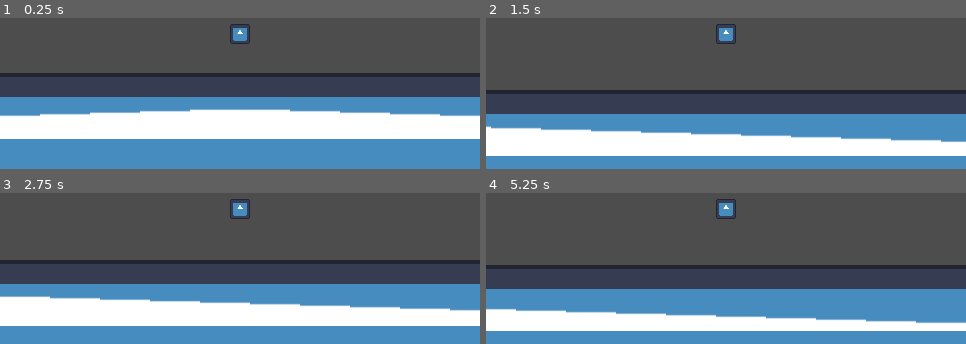
Above: before the commit, frames 1-4 (two rows, left to right).
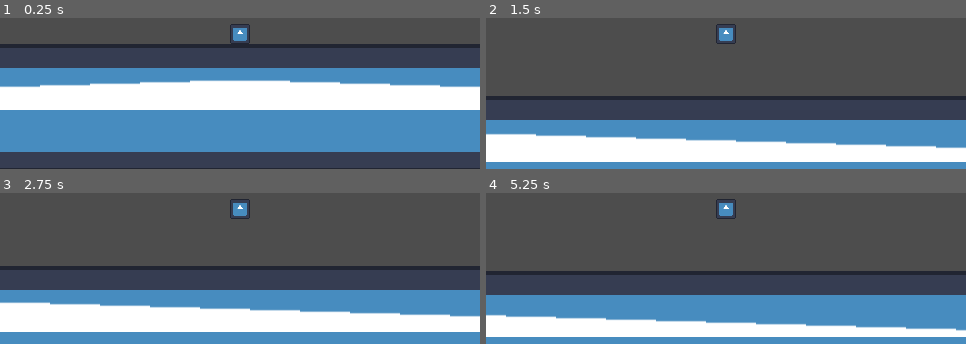
Above: after the commit, the same moments.

Repository: johnferrera29/mad_lab
Game: Godot game, scene res://scenes/main.tscn
Same seed, same stepped clock (60 frames per second), same inputs: the game is played once before the commit and once after it. The engine's default icon, where the game draws it, is replaced by a stand-in: a white triangle on a blue panel in a dark square.
Inputs:
- Up to frame 1 (0.25 s): no input
- Up to frame 2 (1.5 s): hold D (move_right) from 0.53 s (still down); tap Space (jump) at 0.6, 0.77, 1.07, 1.35 s
- Up to frame 3 (2.75 s): tap Space (jump) at 1.52, 1.82, 2.1 s; release D (move_right) at 2.03 s; hold A (move_left) from 2.03 s (still down)
- Up to frame 4 (5.25 s): release A (move_left) at 2.78 s; hold D (move_right) 2.78-4.28 s; tap Space (jump) at 2.85, 3.02, 3.32, 3.6, 3.77, 4.07, 4.35, 4.52, 4.82, 5.1 s; hold A (move_left) 4.28-5.03 s; hold D (move_right) from 5.03 s (still down)

The runs differ from the first frame. In frame 1, 59% of the frame differs, in the area x 0-100%, y 17-100%; in frame 2, 18%; in frame 3, 18%; in frame 4, 18%.

Commit message:
Add player state machines

Diff:
--- a/scenes/characters/player/player.gd
+++ b/scenes/characters/player/player.gd
@@ -2,58 +2,13 @@
 extends CharacterBody2D
 
 
-#region Export Variables
 @export_group("Movement")
 @export var movement_speed: float = 300.0
-
-@export_group("Jump")
 @export var jump_force: float = 400.0
 ## Max [member CharacterBody2D.velocity.y] the player can achieve while falling.
 @export var terminal_velocity: float = 500.0
 ## Gravity multiplier when player is falling.
 ## Only applied after jump force.
 @export var gravity_multiplier: float = 1.0
-#endregion
 
-#region Private Variables
-var _gravity: float = ProjectSettings.get_setting("physics/2d/default_gravity")
-#endregion
-
-
-#region Built-in Virtual Methods
-func _physics_process(delta: float) -> void:
-	move_player()
-#endregion
-
-
-#region Public Methods
-func move_player() -> void:
-	var delta: float = get_physics_process_delta_time()
-
-	# Add the gravity.
-	if not is_on_floor():
-		if velocity.y > 0:
-			velocity.y += _gravity * gravity_multiplier * delta
-		else:
-			velocity.y += _gravity * delta
-
-		if velocity.y > terminal_velocity:
-			velocity.y = terminal_velocity
-
-	# Handle Jump.
-	if Input.is_action_just_pressed("jump") and is_on_floor():
-		jump(jump_force)
-
-	# Get the input direction and handle the movement/deceleration.
-	var direction: float = Input.get_axis("move_left", "move_right")
-	if not is_zero_approx(direction):
-		velocity.x = direction * movement_speed
-	else:
-		velocity.x = move_toward(velocity.x, 0, movement_speed)
-
-	move_and_slide()
-
-
-func jump(force: float) -> void:
-	velocity.y = -force
-#endregion
+var gravity: float = ProjectSettings.get_setting("physics/2d/default_gravity")
--- a/scenes/characters/player/player.tscn
+++ b/scenes/characters/player/player.tscn
@@ -5,7 +5,7 @@
 [ext_resource type="Script" path="res://shared_scripts/states/state_machine.gd" id="3_xo4ab"]
 [ext_resource type="Script" path="res://scenes/characters/player/states/player_idle_state.gd" id="4_pp7cs"]
 [ext_resource type="Script" path="res://scenes/characters/player/states/player_run_state.gd" id="5_wss2c"]
-[ext_resource type="Script" path="res://scenes/characters/player/states/player_jump_state.gd" id="6_ytueb"]
+[ext_resource type="Script" path="res://scenes/characters/player/states/player_air_state.gd" id="6_2y2n0"]
 
 [sub_resource type="RectangleShape2D" id="RectangleShape2D_xxt50"]
 
@@ -22,8 +22,9 @@
 
 [node name="Camera2D" type="Camera2D" parent="."]
 
-[node name="StateMachine" type="Node" parent="."]
+[node name="StateMachine" type="Node" parent="." node_paths=PackedStringArray("initial_state")]
 script = ExtResource("3_xo4ab")
+initial_state = NodePath("Idle")
 
 [node name="Idle" type="Node" parent="StateMachine"]
 script = ExtResource("4_pp7cs")
@@ -31,5 +32,5 @@
 [node name="Run" type="Node" parent="StateMachine"]
 script = ExtResource("5_wss2c")
 
-[node name="Jump" type="Node" parent="StateMachine"]
-script = ExtResource("6_ytueb")
+[node name="Air" type="Node" parent="StateMachine"]
+script = ExtResource("6_2y2n0")
--- /dev/null
+++ b/scenes/characters/player/states/player_air_state.gd
@@ -0,0 +1,38 @@
+extends PlayerState
+
+
+#region State Methods
+func state_enter(msg := {}) -> void:
+	if msg.has("jump"):
+		player.velocity.y = -player.jump_force
+		player.move_and_slide()
+
+
+func state_physics_process(delta: float) -> void:
+	# Move player based on direction.
+	var direction: float = Input.get_axis("move_left", "move_right")
+	if not is_zero_approx(direction):
+		player.velocity.x = direction * player.movement_speed
+	else:
+		player.velocity.x = move_toward(player.velocity.x, 0, player.movement_speed)
+
+	# Add gravity to player while falling
+	if not player.is_on_floor():
+		# Conditional gravity multiplier once jump force has been applied.
+		# Prevents sticky jumps by applying multiplier only after jump force has been exhausted.
+		if player.velocity.y > 0:
+			player.velocity.y += player.gravity * player.gravity_multiplier * delta
+		else:
+			player.velocity.y += player.gravity * delta
+
+		# Limit terminal velocity
+		if player.velocity.y > player.terminal_velocity:
+			player.velocity.y = player.terminal_velocity
+	else:
+		if is_zero_approx(player.velocity.x):
+			transition_to(self, "idle")
+		else:
+			transition_to(self, "run")
+
+	player.move_and_slide()
+#endregion
--- a/scenes/characters/player/states/player_idle_state.gd
+++ b/scenes/characters/player/states/player_idle_state.gd
@@ -1 +1,21 @@
-extends State
+extends PlayerState
+
+
+#region State Methods
+func state_enter(msg := {}) -> void:
+	player.velocity = Vector2.ZERO
+
+
+func state_physics_process(delta: float) -> void:
+	# Player is falling.
+	if not player.is_on_floor():
+		transition_to(self, "air")
+
+	# Player jump.
+	if Input.is_action_just_pressed("jump"):
+		transition_to(self, "air", {jump = true})
+
+	# Player run.
+	if Input.is_action_just_pressed("move_left") or Input.is_action_just_pressed("move_right"):
+		transition_to(self, "run")
+#endregion
--- a/scenes/characters/player/states/player_jump_state.gd
+++ /dev/null
@@ -1 +0,0 @@
-extends State
--- a/scenes/characters/player/states/player_run_state.gd
+++ b/scenes/characters/player/states/player_run_state.gd
@@ -1 +1,24 @@
-extends State
+extends PlayerState
+
+
+#region State Methods
+func state_physics_process(delta: float) -> void:
+	# Player is falling.
+	if not player.is_on_floor():
+		transition_to(self, "air")
+
+	# Player jump.
+	if Input.is_action_just_pressed("jump"):
+		transition_to(self, "air", {jump = true})
+
+	# Move player based on input direction.
+	var direction: float = Input.get_axis("move_left", "move_right")
+	if not is_zero_approx(direction):
+		player.velocity.x = direction * player.movement_speed
+	else:
+		# Player Idle
+		player.velocity.x = move_toward(player.velocity.x, 0, player.movement_speed)
+		transition_to(self, "idle")
+
+	player.move_and_slide()
+#endregion
--- /dev/null
+++ b/scenes/characters/player/states/player_state.gd
@@ -0,0 +1,20 @@
+class_name PlayerState
+extends State
+
+
+var player: Player
+
+
+func _ready() -> void:
+	# The states are children of the `Player` node so their `_ready()` callback will execute first.
+	# That's why we wait for the `owner` to be ready first.
+	await owner.ready
+
+	# The `as` keyword casts the `owner` variable to the `Player` type.
+	# If the `owner` is not a `Player`, we'll get `null`.
+	player = owner as Player
+
+	# This check will tell us if we inadvertently assign a derived state script
+	# in a scene other than `Player.tscn`, which would be unintended. This can
+	# help prevent some bugs that are difficult to understand.
+	assert(player != null)
--- a/scenes/world/levels/level_01.tscn
+++ b/scenes/world/levels/level_01.tscn
@@ -9,7 +9,7 @@
 [node name="Level01" type="Node2D"]
 
 [node name="Player" parent="." instance=ExtResource("1_um13x")]
-position = Vector2(240, 136)
+position = Vector2(240, 181)
 gravity_multiplier = 2.0
 
 [node name="TemporaryGround" type="StaticBody2D" parent="."]
--- a/shared_scripts/states/state.gd
+++ b/shared_scripts/states/state.gd
@@ -8,7 +8,9 @@
 signal transitioned(state, new_state_name)
 
 
-func state_enter() -> void:
+# Virtual function. Called by the state machine upon changing the active state. The `data` parameter
+# is a dictionary with arbitrary data the state can use to initialize itself.
+func state_enter(msg := {}) -> void:
 	pass
 
 
@@ -22,3 +24,11 @@
 
 func state_physics_process(delta: float) -> void:
 	pass
+
+
+# TODO: Check if we can add a reference to StateMachine instead
+# Can also use a dictionary or enum of valid states the player can take.
+# This will prevent passing magic strings in new_state_name.
+func transition_to(state: State, new_state_name: String, msg: Dictionary = {}):
+	# print("state transitioned: ", state.name, " -> ", new_state_name)
+	transitioned.emit(state, new_state_name, msg)
--- a/shared_scripts/states/state_machine.gd
+++ b/shared_scripts/states/state_machine.gd
@@ -4,12 +4,15 @@
 
 
 @export var initial_state: State
+@export var initial_state_msg: Dictionary = {}
 
 var current_state: State
 var states: Dictionary = {}
 
 
 func _ready() -> void:
+	await owner.ready
+
 	for child in get_children():
 		if child is State:
 			states[child.name.to_lower()] = child
@@ -18,7 +21,7 @@
 			push_warning("State Machine contains a child that is not derived from virtual State class.")
 
 	if initial_state:
-		initial_state.state_enter()
+		initial_state.state_enter(initial_state_msg)
 		current_state = initial_state
 
 
@@ -29,10 +32,10 @@
 
 func _physics_process(delta: float) -> void:
 	if current_state:
-		current_state.state_process(delta)
+		current_state.state_physics_process(delta)
 
 
-func _on_state_transitioned(state, new_state_name) -> void:
+func _on_state_transitioned(state, new_state_name, msg) -> void:
 	if state != current_state:
 		return
 
@@ -43,6 +46,6 @@
 	if current_state:
 		current_state.state_exit()
 
-	new_state.state_enter()
+	new_state.state_enter(msg)
 
 	current_state = new_state
